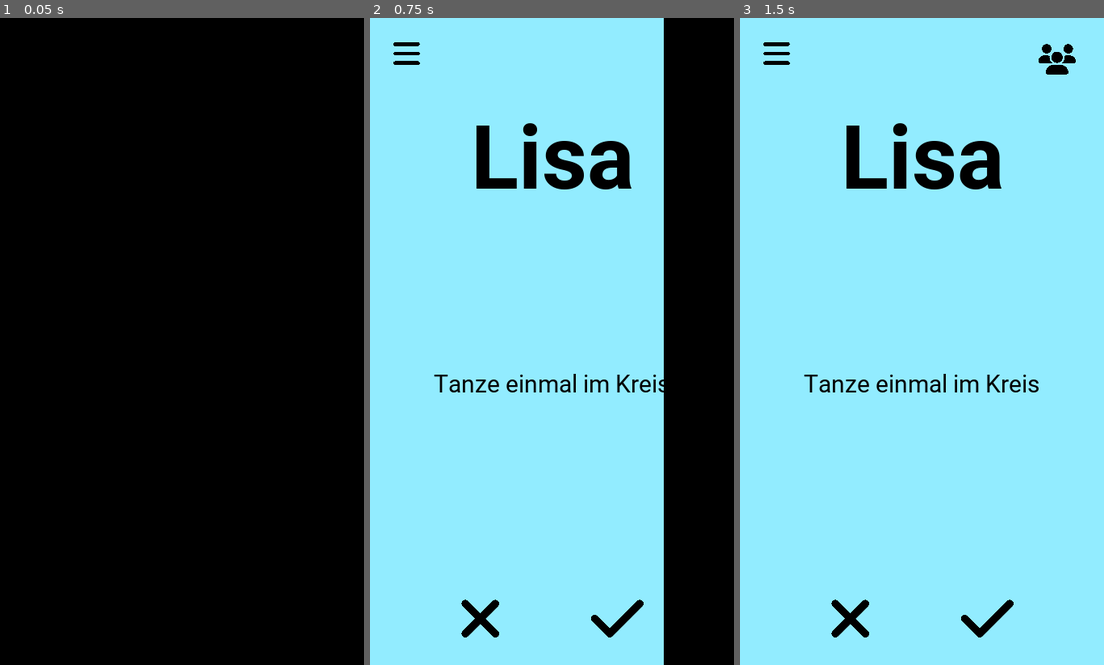
Above: before the commit, frames 1-3 (left to right).
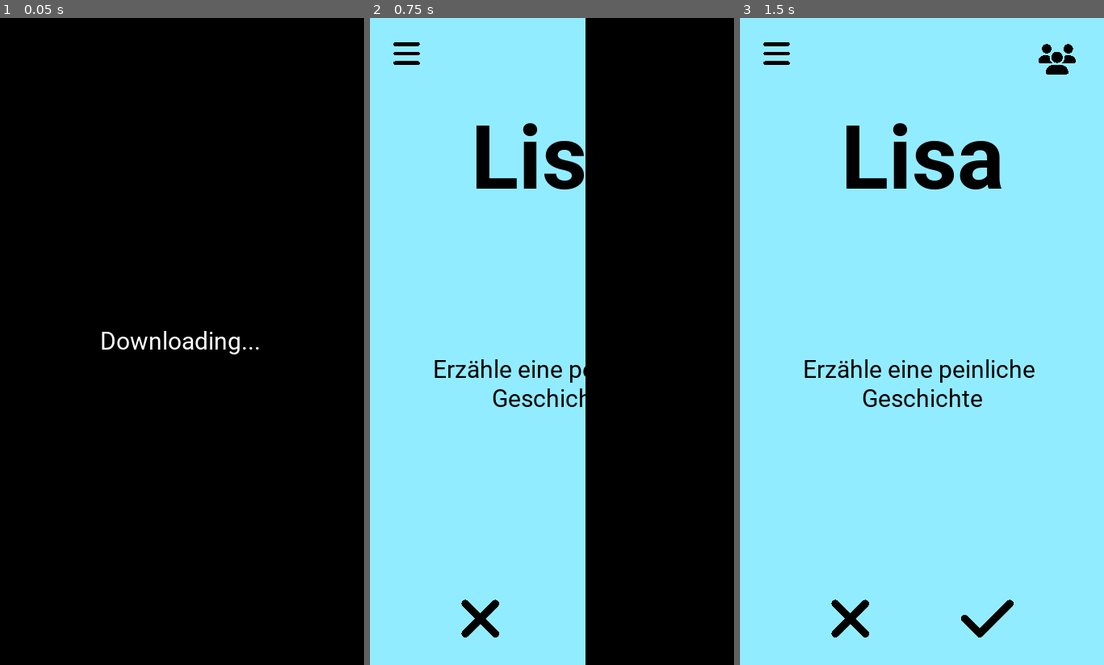
Above: after the commit, the same moments.

Repository: Sajeg/Truth2
Game: Godot game, scene res://Scenes/Main.tscn
The game is run twice, just before and just after one commit, with the same random seed, the same clock (stepped at 60 frames per second) and the same inputs.
Inputs:
- Up to frame 1 (0.05 s): no input
- Up to frame 2 (0.75 s): tap Enter at 0.5 s
- Up to frame 3 (1.5 s): tap Space at 1.25 s

The runs differ from the first frame. In frame 1, 0.4% of the frame differs, in the area x 27-72%, y 48-52%; in frame 2, 22%, in the area x 17-81%, y 0-100%; in frame 3, 1.6%.
Error after the commit: Invalid call. Nonexistent function 'get' in base 'int'. (res://Scripts/Main.gd:103)

Commit message:
tried to implement downloading function

Diff:
--- a/Scenes/Main.tscn
+++ b/Scenes/Main.tscn
@@ -28,7 +28,7 @@
 "values": [ Vector2( 1000, -167 ) ]
 }
 tracks/1/type = "value"
-tracks/1/path = NodePath("Foreground:visible")
+tracks/1/path = NodePath("../Foreground:visible")
 tracks/1/interp = 1
 tracks/1/loop_wrap = true
 tracks/1/imported = false
@@ -55,7 +55,7 @@
 "values": [ Vector2( -1000, -167 ), Vector2( -3000, -167 ) ]
 }
 tracks/1/type = "value"
-tracks/1/path = NodePath("Foreground:visible")
+tracks/1/path = NodePath("../Foreground:visible")
 tracks/1/interp = 1
 tracks/1/loop_wrap = true
 tracks/1/imported = false
@@ -82,7 +82,7 @@
 "values": [ Vector2( 1000, -167 ), Vector2( -1000, -167 ) ]
 }
 tracks/1/type = "value"
-tracks/1/path = NodePath("Foreground:visible")
+tracks/1/path = NodePath("../Foreground:visible")
 tracks/1/interp = 1
 tracks/1/loop_wrap = true
 tracks/1/imported = false
@@ -109,7 +109,7 @@
 "values": [ Vector2( -1000, -167 ), Vector2( 1000, -167 ) ]
 }
 tracks/1/type = "value"
-tracks/1/path = NodePath("Foreground:visible")
+tracks/1/path = NodePath("../Foreground:visible")
 tracks/1/interp = 1
 tracks/1/loop_wrap = true
 tracks/1/imported = false
@@ -136,7 +136,7 @@
 "values": [ Vector2( -3000, -167 ), Vector2( -1000, -167 ) ]
 }
 tracks/1/type = "value"
-tracks/1/path = NodePath("Foreground:visible")
+tracks/1/path = NodePath("../Foreground:visible")
 tracks/1/interp = 1
 tracks/1/loop_wrap = true
 tracks/1/imported = false
@@ -259,14 +259,14 @@
 scale = Vector2( 0.1, 0.1 )
 texture = ExtResource( 3 )
 
-[node name="transition" type="CanvasLayer" parent="."]
-
-[node name="Foreground" type="ColorRect" parent="transition"]
+[node name="Foreground" type="ColorRect" parent="."]
 margin_left = -220.0
 margin_top = -167.0
 margin_right = 899.0
 margin_bottom = 1335.0
 color = Color( 0, 0, 0, 1 )
+
+[node name="transition" type="CanvasLayer" parent="."]
 
 [node name="ColorRect" type="ColorRect" parent="transition"]
 margin_left = 1000.0
@@ -282,7 +282,23 @@
 anims/fade_right_end = SubResource( 5 )
 anims/fade_right_start = SubResource( 6 )
 
+[node name="downloading" type="Label" parent="."]
+visible = false
+anchor_left = 0.5
+anchor_top = 0.5
+anchor_right = 0.5
+anchor_bottom = 0.5
+margin_left = -139.0
+margin_top = -25.0
+margin_right = 139.0
+margin_bottom = 25.0
+custom_fonts/font = ExtResource( 4 )
+text = "Downloading..."
+
+[node name="HTTPRequest" type="HTTPRequest" parent="."]
+
 [connection signal="pressed" from="done/Yes/yes" to="." method="_on_done_yes_pressed"]
 [connection signal="pressed" from="done/No/no" to="." method="_on_done_no_pressed"]
 [connection signal="pressed" from="Menu/TouchScreenButton" to="." method="_on_TouchScreenButton_pressed"]
 [connection signal="pressed" from="Icon/TouchScreenButton" to="." method="_on_people_pressed"]
+[connection signal="request_completed" from="HTTPRequest" to="." method="_on_HTTPRequest_request_completed"]
--- a/Scripts/AddPlayer.gd
+++ b/Scripts/AddPlayer.gd
@@ -13,10 +13,15 @@
 func _on_TouchScreenButton_pressed():
 	if (add_name == null) and ($EnterName/LineEdit.text != ""):
 
+		add_name = $EnterName/LineEdit.text
+
+		for n in Global.players.size():
+			if Global.players[n].get("name") == add_name:
+				add_name = null
+				return
+
 		$transition/AnimationPlayer.play("fade_left_start")
 		yield(get_tree().create_timer(0.6),"timeout")
-
-		add_name = $EnterName/LineEdit.text
 
 		$Name.text = "Geschlecht"
 		$Name.get_font("font").set_size(110)
--- a/Scripts/Main.gd
+++ b/Scripts/Main.gd
@@ -5,11 +5,49 @@
 
 var acting_player
 
-var tasks = Global.tasks
+var tasks = Global.truth
 
 var players = Global.players
+var path_truth = "user://truth.json"
+var path_dare = "user://dare.json"
+
 
 func _ready():
+	var file = File.new()
+	if not file.file_exists(path_truth):
+		download("truth")
+		$downloading.visible = true
+		yield(get_node("HTTPRequest"), "request_completed")
+		$downloading.visible = false
+		file.open("res://truth.json",File.READ)
+		Global.truth = file.get_as_text()
+		file.close()
+
+		file.open(path_truth,File.WRITE)
+		file.store_var(Global.truth)
+		file.close()
+
+	elif file.file_exists(path_truth):
+		file.open(path_truth,File.READ)
+		Global.truth = file.get_as_text()
+		file.close()
+
+	if not file.file_exists(path_dare):
+		download("dare")
+		$downloading.visible = true
+		yield(get_node("HTTPRequest"), "request_completed")
+		$downloading.visible = false
+		file.open("res://dare.json",File.READ)
+		Global.dare = file.get_as_text()
+		file.close()
+	elif file.file_exists(path_dare):
+		file.open(path_dare,File.READ)
+		Global.dare = file.get_as_text()
+		file.close()
+
+		file.open(path_dare,File.WRITE)
+		file.store_var(Global.dare)
+		file.close()
 
 	$transition/AnimationPlayer.play("fade_right_end")
 	randomize()
@@ -38,6 +76,9 @@
 	if "{both}" in task.get("task"):
 		var player_number = randi() % players.size()
 
+		while String(acting_player.get("name")) == String(player_number.get("name")):
+			player_number = randi() % players.size()
+
 		task = task.get("task").format({"both" : players[player_number].get("name")})
 
 
@@ -46,7 +87,7 @@
 	if "{male}" in task.get("task"):
 		var player_number = randi() % players.size()
 
-		while players[player_number].get("sex") != "male":
+		while (players[player_number].get("sex") != "male") or (String(acting_player.get("name")) == String(player_number.get("name"))):
 			player_number = randi() % players.size()
 
 		task = task.get("task").format({"male" : players[player_number].get("name")})
@@ -57,7 +98,7 @@
 	if "{female}" in task.get("task"):
 		var player_number = randi() % players.size()
 
-		while players[player_number].get("sex") != "female":
+		while (players[player_number].get("sex") != "female") or (String(acting_player.get("name")) == String(player_number.get("name"))):
 			player_number = randi() % players.size()
 
 		task = task.get("task").format({"female" : players[player_number].get("name")})
@@ -74,6 +115,12 @@
 		return valid_task
 	else:
 		return null
+
+func download(file):
+	var request = get_node("HTTPRequest")
+
+	request.set_download_file(file + ".json")
+	request.request(Global.download_task_url + file +".json")
 
 
 func _on_done_yes_pressed():
@@ -103,3 +150,7 @@
 		pass
 	else:
 		print("error loading Scene")
+
+
+func _on_HTTPRequest_request_completed(result, response_code, headers, body):
+	print("Request completed ", result, ", ", response_code)
--- a/Scripts/Player.gd
+++ b/Scripts/Player.gd
@@ -40,8 +40,9 @@
 		print("Error changing Scene")
 
 func delete_player(player):
+	if Global.players.size() == 1:
+		return
 
-	#get_node("VBoxContainer/" + Global.players[player].get("name")).queue_free()
 	Global.players[player] = Global.players[Global.players.size() -1]
 	Global.players.erase(Global.players.size() -1)
 	player_list()
--- a/Scripts/global.gd
+++ b/Scripts/global.gd
@@ -1,8 +1,9 @@
 extends Node
 
-var tasks = {
+var dare = {}
+var truth = {
 	0 : {
-		"task" : "Tanze einmal im Kreis",
+		"task" : "Tanze einmal im Kreis mit {female}",
 		"level" : 0,
 		"sex" : "female"
 	},
@@ -45,3 +46,5 @@
 		"level" : 1
 	}
 }
+
+var download_task_url = "https://raw.githubusercontent.com/Sajeg/Truth2/main/tasks/"
--- /dev/null
+++ b/dare.json
@@ -0,0 +1,22 @@
+{
+	0 : {
+		"task" : "Tanze einmal im Kreis mit {female}",
+		"level" : 0,
+		"sex" : "female"
+	},
+	1 : {
+		"task" : "Mache 10 Liegestützen",
+		"level" : 0,
+		"sex" : "male"
+	},
+	2 : {
+		"task" : "Erzähle eine peinliche Geschichte",
+		"level" : 0,
+		"sex" : "both"
+	},
+	3 : {
+		"task" : "Küsse {male} auf die Wange",
+		"level" : 1,
+		"sex" : "female"
+	}
+}
--- /dev/null
+++ b/truth.json
@@ -0,0 +1,22 @@
+{
+	0 : {
+		"task" : "Erzähle wenn du schon mal umgezogen bist, wo du früher gewohnt hast.",
+		"level" : 0,
+		"sex" : "both"
+	},
+	1 : {
+		"task" : "Erzähle von deinem ersten crush.",
+		"level" : 0,
+		"sex" : "both"
+	},
+	2 : {
+		"task" : "truth1",
+		"level" : 0,
+		"sex" : "both"
+	},
+	3 : {
+		"task" : "truth2",
+		"level" : 1,
+		"sex" : "female"
+	}
+}
